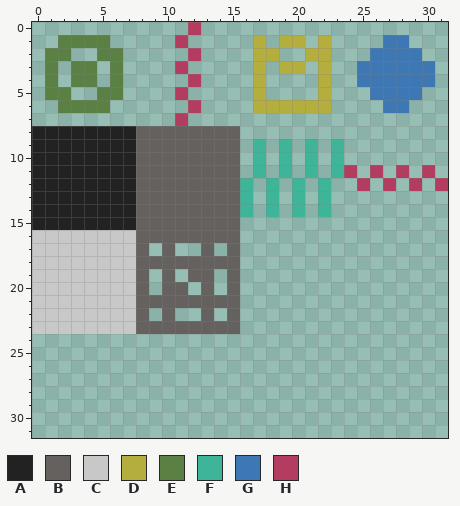
Edited in one commit: pixel-art sprite (assets/tiles.png). The first picture shows the starting point.
The file is 32x32 pixels.
Palette (. is transparent): A #222222  B #64615f  C #c8c8c8  D #b4ae3e  E #5a8043  F #3eb499  G #3e78b4  H #b33d60
Pixels before, first column x 0:
 0 ............H...................
 1 ..EEEE.....H.....D.DD.D....GG...
 2 .EE..EE.....H....DD..DD...GGGG..
 3 .E.EE.E....H.....D.DD.D..GGGGGG.
 4 .E.EE.E.....H....D....D..GGGGGG.
 5 .EE..EE....H.....D....D...GGGG..
 6 ..EEEE......H....DDDDDD....GG...
 7 ...........H....................
 8 AAAAAAAABBBBBBBB................
 9 AAAAAAAABBBBBBBB.F.F.F.F........
10 AAAAAAAABBBBBBBB.F.F.F.F........
11 AAAAAAAABBBBBBBB.F.F.F.FH.H.H.H.
12 AAAAAAAABBBBBBBBF.F.F.F..H.H.H.H
13 AAAAAAAABBBBBBBBF.F.F.F.........
14 AAAAAAAABBBBBBBBF.F.F.F.........
15 AAAAAAAABBBBBBBB................
16 CCCCCCCCBBBBBBBB................
17 CCCCCCCCB.B..B.B................
18 CCCCCCCCBBBBBBBB................
19 CCCCCCCCB.B.BB.B................
20 CCCCCCCCB.BB.B.B................
21 CCCCCCCCBBBBBBBB................
22 CCCCCCCCB.B..B.B................
23 CCCCCCCCBBBBBBBB................
And afterwards:
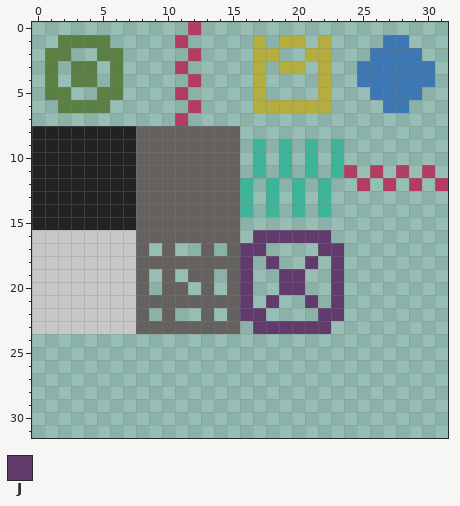
Colours new in this view: J #603b6c
The edit:
{"y":16,"x":17,"old":"......","new":"JJJJJJ"}
{"y":17,"x":16,"old":"..","new":"JJ"}
{"y":17,"x":22,"old":"..","new":"JJ"}
{"y":18,"x":16,"old":".","new":"J"}
{"y":18,"x":18,"old":".","new":"J"}
{"y":18,"x":21,"old":".","new":"J"}
{"y":18,"x":23,"old":".","new":"J"}
{"y":19,"x":16,"old":".","new":"J"}
{"y":19,"x":19,"old":"..","new":"JJ"}
{"y":19,"x":23,"old":".","new":"J"}
{"y":20,"x":16,"old":".","new":"J"}
{"y":20,"x":19,"old":"..","new":"JJ"}
{"y":20,"x":23,"old":".","new":"J"}
{"y":21,"x":16,"old":".","new":"J"}
{"y":21,"x":18,"old":".","new":"J"}
{"y":21,"x":21,"old":".","new":"J"}
{"y":21,"x":23,"old":".","new":"J"}
{"y":22,"x":16,"old":"..","new":"JJ"}
{"y":22,"x":22,"old":"..","new":"JJ"}
{"y":23,"x":17,"old":"......","new":"JJJJJJ"}
{"label":"added","picture_box":[240,230,344,334]}
